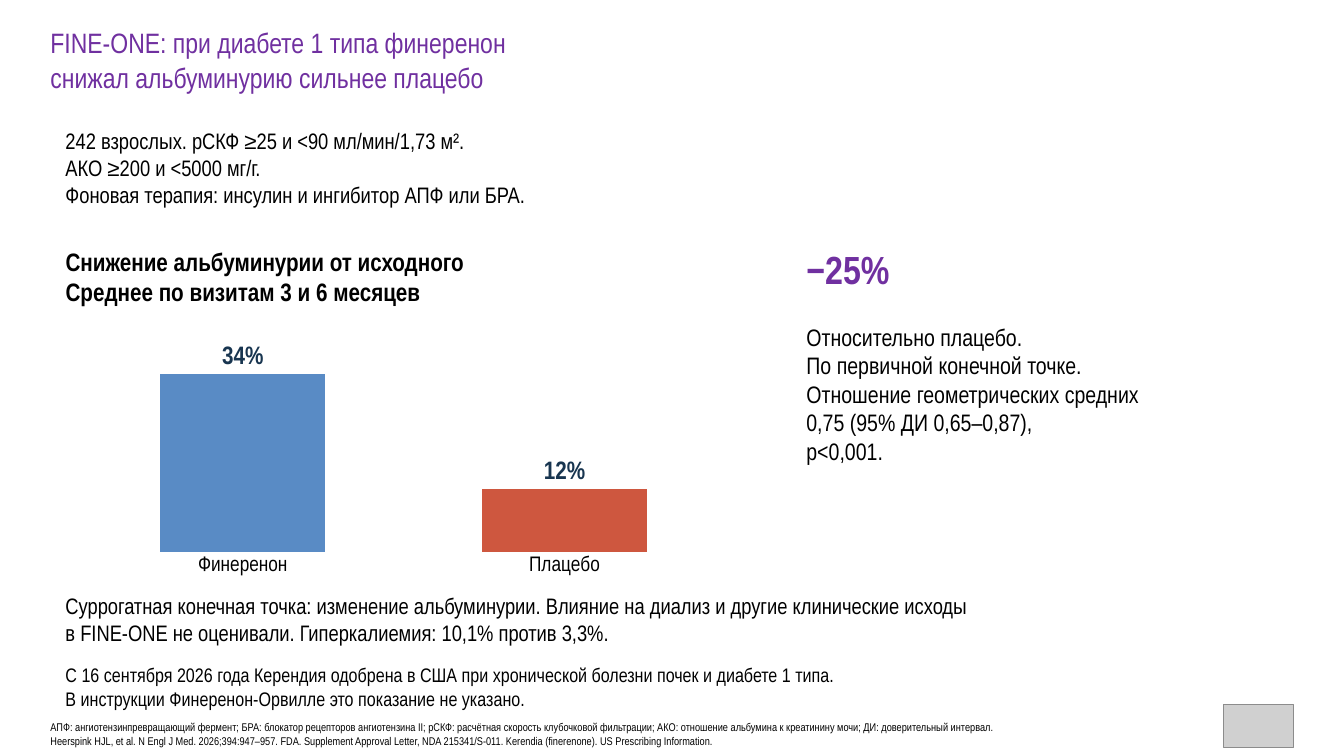
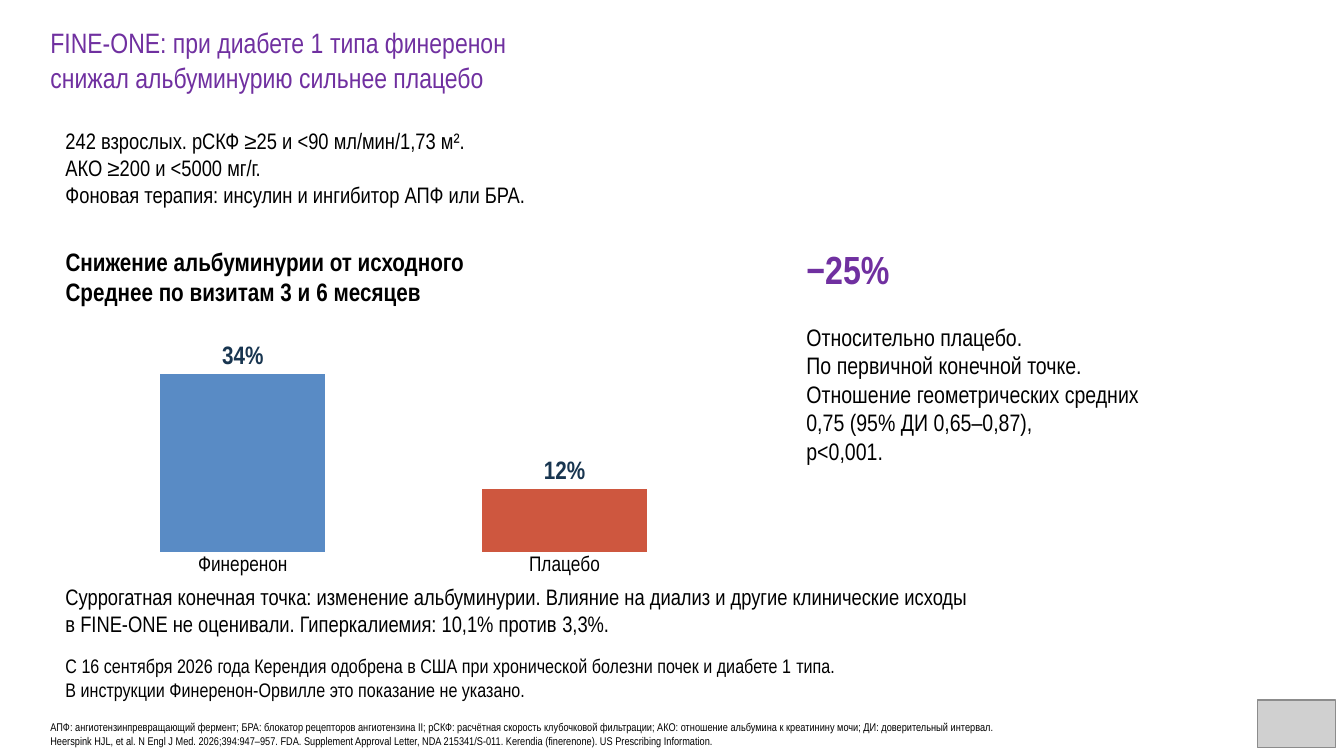
Before and after one commit to drabdulbosit1-eng/my-test-cloud, a slide deck: slide 44 of finerenone/Finerenone_Levin_reviewed.pptx. Drawn at 1344x756 pixels with LibreOffice and Linux fonts; fonts in the diff are those of the drawing; grey boxes stand for pictures. Boxes give left, top, right and bottom in pixels: in the first picture for what was removed or moved away, otherwise in the second. Text is boxed around its words. In the diff, an @@ line names an element or a change of style, - is before the commit and + after.

```diff
--- a/finerenone/Finerenone_Levin_reviewed.pptx
+++ b/finerenone/Finerenone_Levin_reviewed.pptx
@@ text "Суррогатная конечная точка: изменение альбуминурии. ...": place and size @@
-text "Суррогатная конечная точка: изменение альбуминурии. ..." at box(65, 597, 966, 646)
+text "Суррогатная конечная точка: изменение альбуминурии. ..." at box(65, 588, 966, 637)
@@ text "С 16 сентября 2026 года ...": place and size @@
-text "С 16 сентября 2026 года ..." at box(65, 667, 834, 710)
+text "С 16 сентября 2026 года ..." at box(65, 658, 835, 701)
@@ picture: place and size @@
-picture at box(1224, 705, 1294, 748)
+picture at box(1258, 700, 1336, 747)
```
Also in this commit, not shown: 46 other slides changed, 1 other file.
